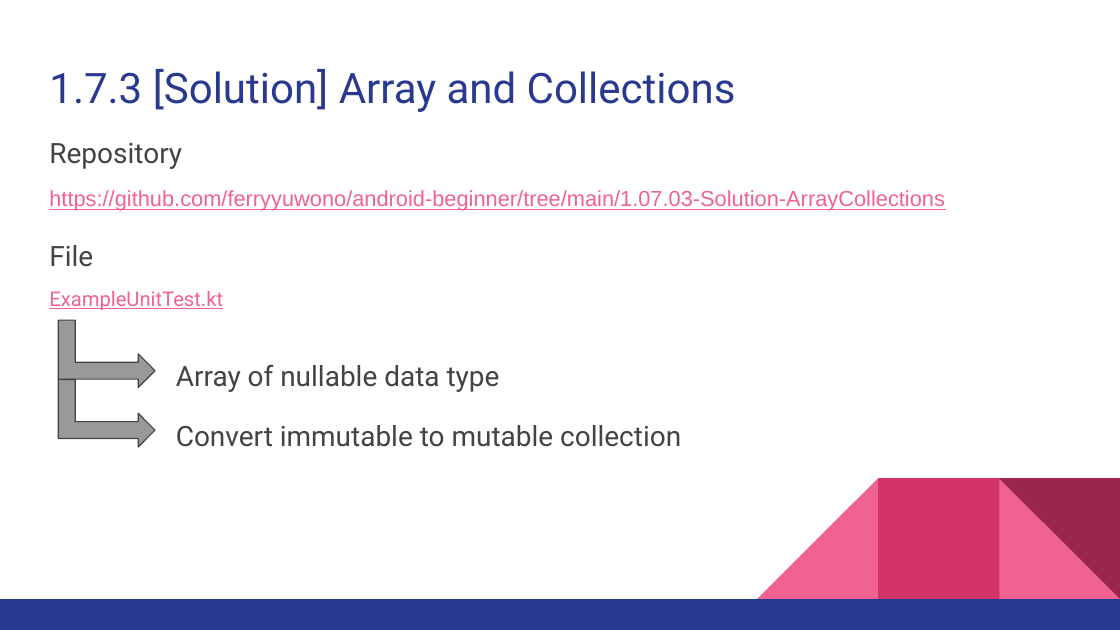
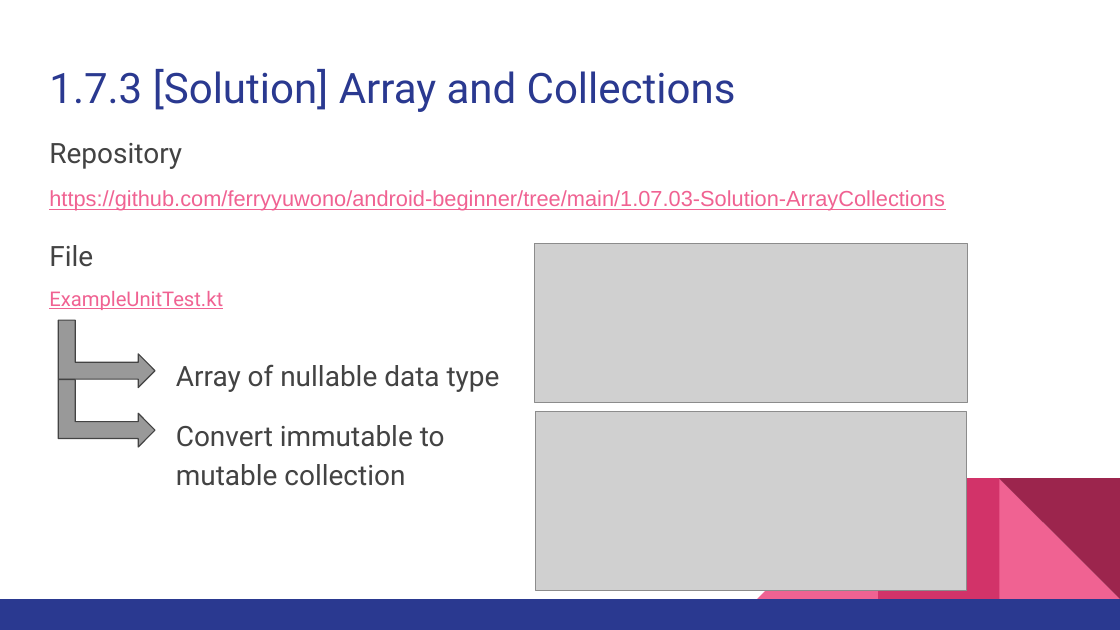
Before and after one commit to ferryyuwono/android-beginner, a slide deck: slide 29 of Beginner Level for Android Development using Kotlin - Module 1.pptx. Drawn at 1120x630 pixels with LibreOffice and Linux fonts; fonts in the diff are those of the drawing; grey boxes stand for pictures. Boxes give left, top, right and bottom in pixels: in the first picture for what was removed or moved away, otherwise in the second. Text is boxed around its words. In the diff, an @@ line names an element or a change of style, - is before the commit and + after.

```diff
--- a/Beginner Level for Android Development using Kotlin - Module 1.pptx
+++ b/Beginner Level for Android Development using Kotlin - Module 1.pptx
@@ picture added at (534, 244, 967, 403) @@
@@ text "Convert immutable to mutable collection" rewrapped from (176, 425, 681, 447) to (176, 425, 445, 486) @@
@@ picture added at (535, 412, 967, 590) @@
```
Also in this commit, not shown: 11 other slides changed.
